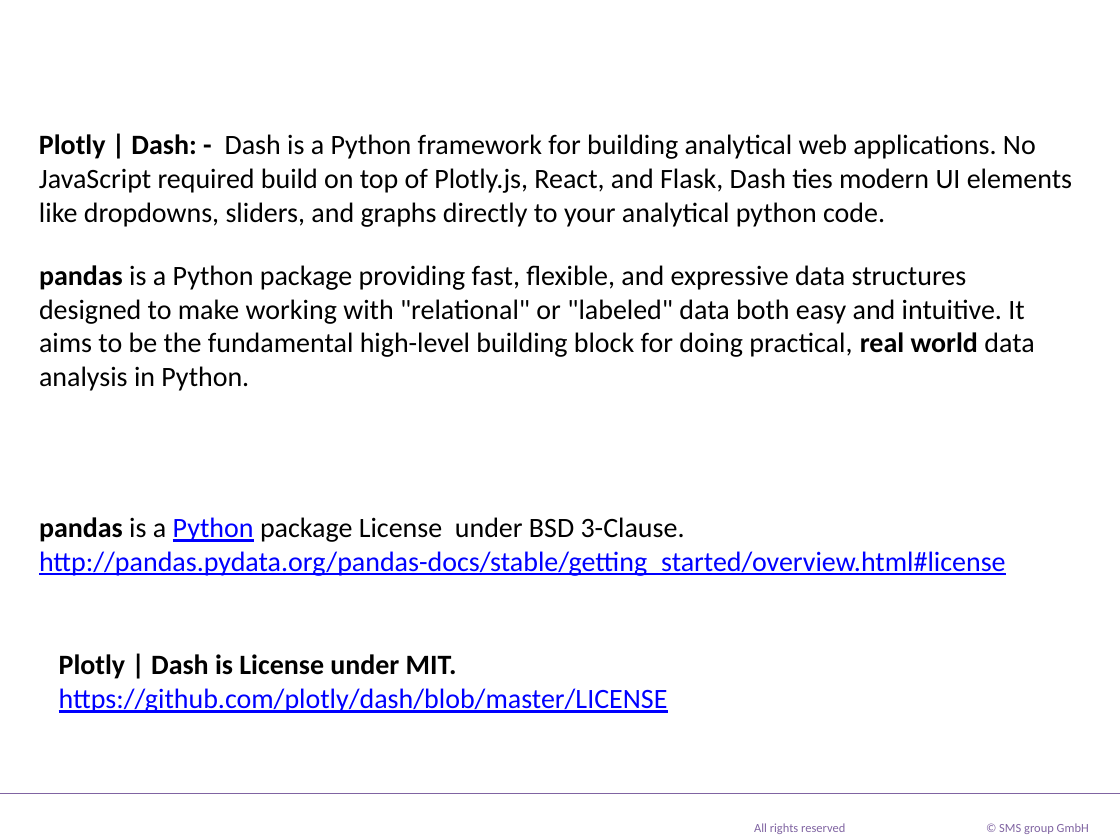
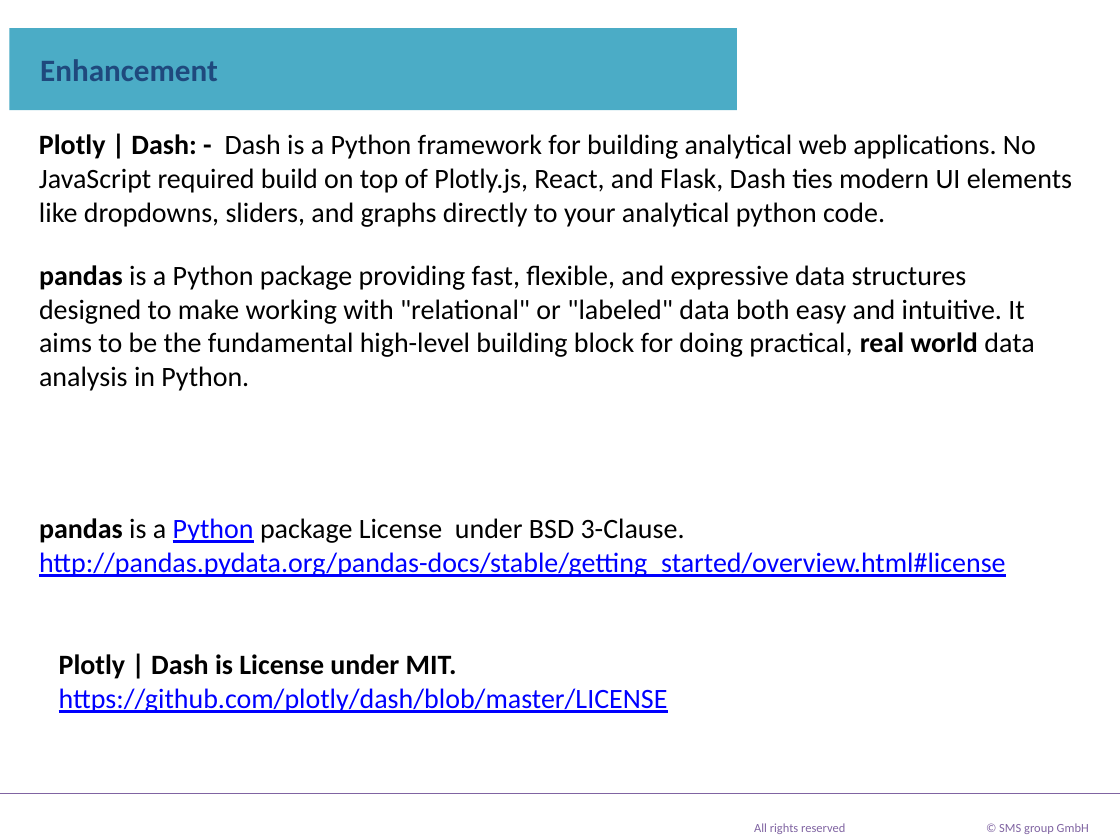
Before and after one commit to mrmanishprasadroy/Dash_Monitoring_Tool, a slide deck: slide 5 of PlotlyDashboard.pptx (slide 3 before the commit). Drawn at 1120x840 pixels with LibreOffice and Linux fonts; fonts in the diff are those of the drawing; background and template pictures are left out. Boxes give left, top, right and bottom in pixels: in the first picture for what was removed or moved away, otherwise in the second. Text is boxed around its words. In the diff, an @@ line names an element or a change of style, - is before the commit and + after.

```diff
--- a/PlotlyDashboard.pptx
+++ b/PlotlyDashboard.pptx
@@ title added at [9,28,737,110], fill #4BACC6, 20 pt, text #1F497D, bold @@
+Enhancement
```
Also in this commit, not shown: 2 other slides changed, 7 slides added, 6 slides removed, 51 other files.
